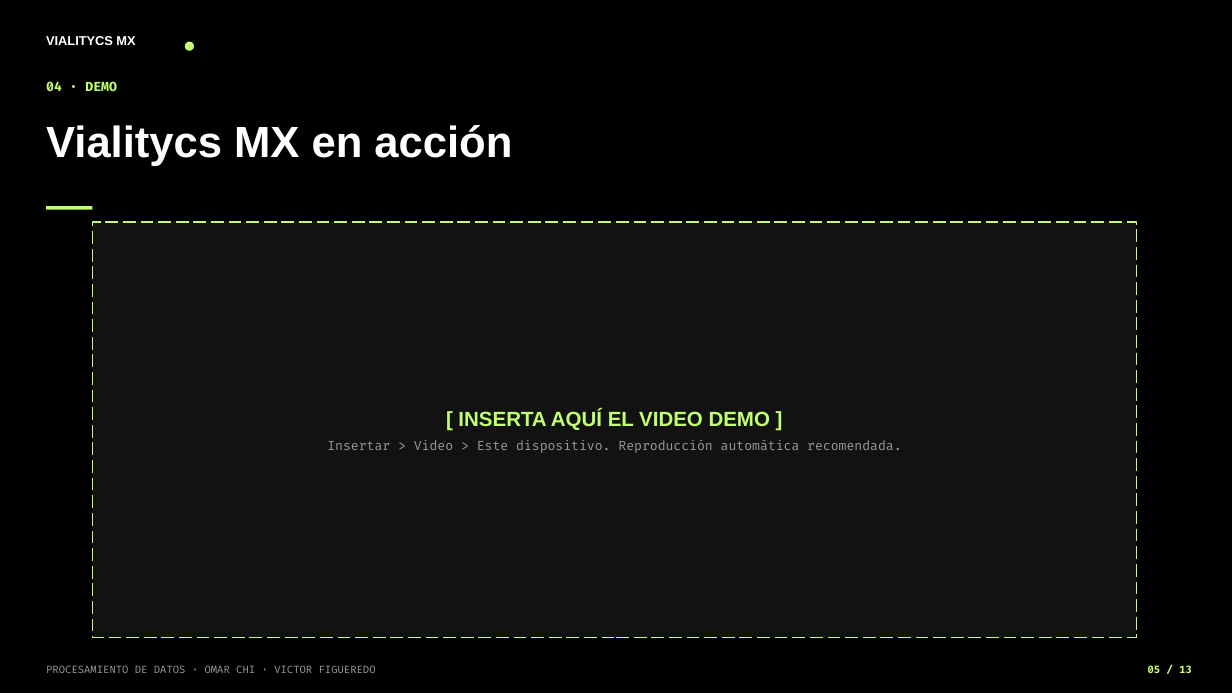
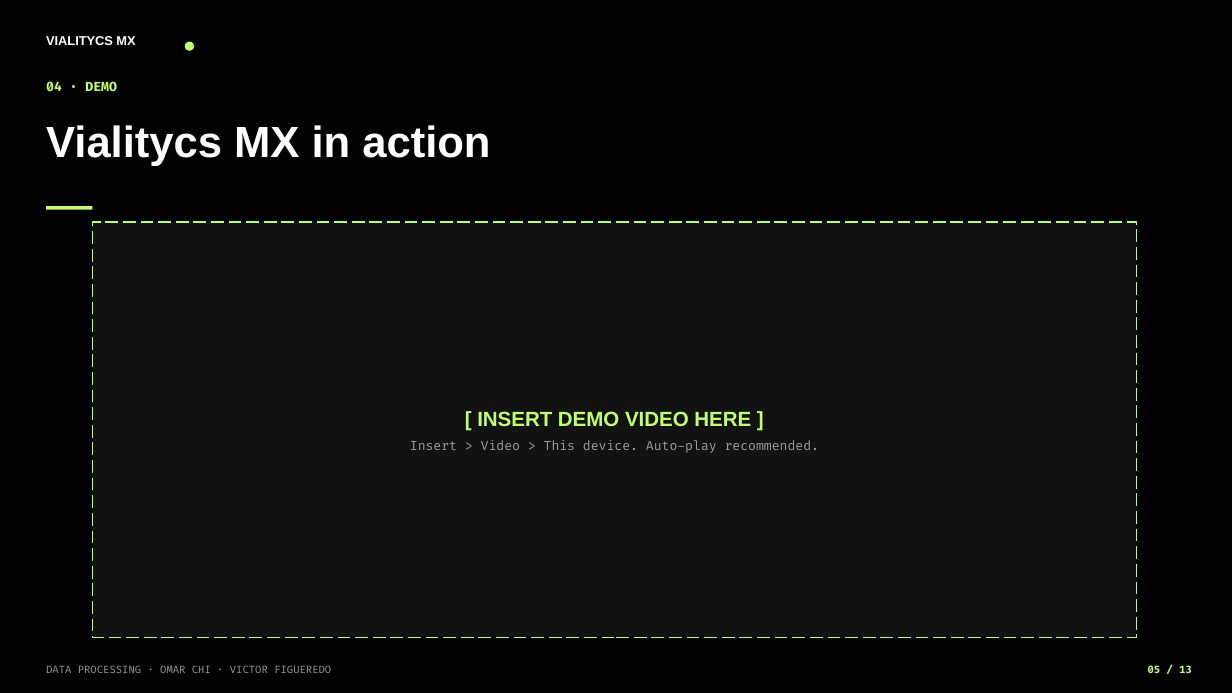
Before and after one commit to omarchii/inegi, a slide deck: slide 5 of reports/presentacion_vialitycs_mx.pptx. Drawn at 1232x693 pixels with LibreOffice and Linux fonts; fonts in the diff are those of the drawing. Boxes give left, top, right and bottom in pixels: in the first picture for what was removed or moved away, otherwise in the second. Text is boxed around its words. In the diff, an @@ line names an element or a change of style, - is before the commit and + after.

```diff
--- a/reports/presentacion_vialitycs_mx.pptx
+++ b/reports/presentacion_vialitycs_mx.pptx
@@ text at (46,125,490,166): text changed @@
-Vialitycs MX en acción
+Vialitycs MX in action
@@ text at (410,411,819,453): text changed @@
-[ INSERTA AQUÍ EL VIDEO DEMO ]
-Insertar > Video > Este dispositivo. Reproducción automática recomendada.
+[ INSERT DEMO VIDEO HERE ]
+Insert > Video > This device. Auto-play recommended.
@@ text at (46,665,331,673): text changed @@
-PROCESAMIENTO DE DATOS · OMAR CHI · VICTOR FIGUEREDO
+DATA PROCESSING · OMAR CHI · VICTOR FIGUEREDO
```
Also in this commit, not shown: 11 other slides changed, 1 slide added, 1 slide removed, 1 other file.
